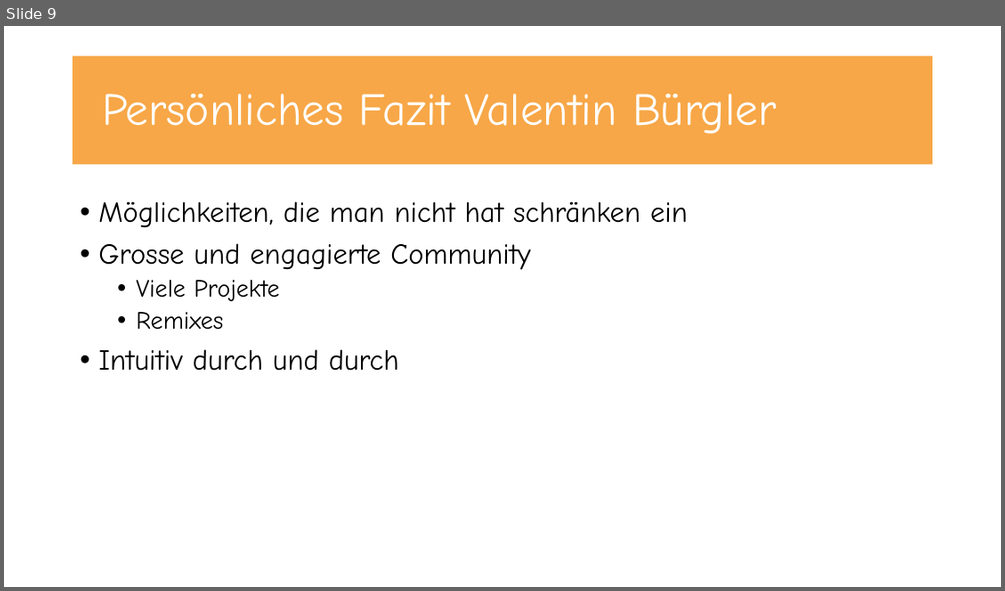
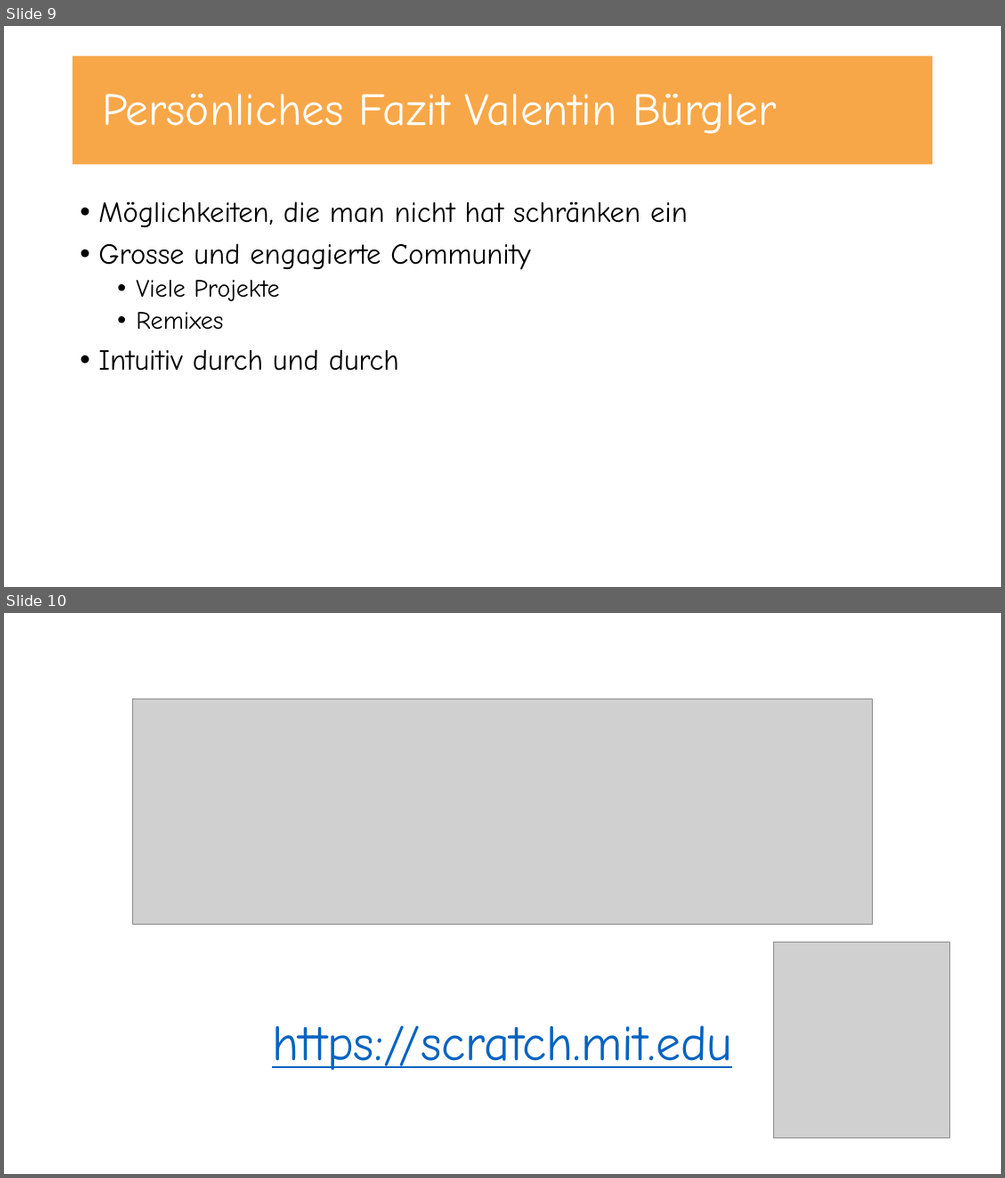
Before and after one commit to UncleBench/PCP-Projekt, a slide deck: Praesentation.pptx. Shown one above the other, each under a label of ours: slide 9 before the commit, slides 9 and 10 after it. The pictures are 1005x591 and 1005x1178 pixels, drawn with LibreOffice and Linux fonts; fonts in the diff are those of the drawing; grey boxes stand for pictures. Boxes give left, top, right and bottom in pixels: in the first picture for what was removed or moved away, otherwise in the second. Text is boxed around its words. In the diff, an @@ line names an element or a change of style, - is before the commit and + after.

```diff
--- a/Praesentation.pptx
+++ b/Praesentation.pptx
@@ slide 10 added at (x1=4, y1=613, x2=1001, y2=1174), background #FFFFFF @@
@@ picture added at (x1=133, y1=699, x2=872, y2=925) @@
@@ picture added at (x1=774, y1=942, x2=950, y2=1137) @@
@@ subtitle added at (x1=272, y1=1025, x2=732, y2=1070), 48 pt, text #0563C1, underline @@
+https://scratch.mit.edu
```
Also in this commit, not shown: 2 slides changed.
